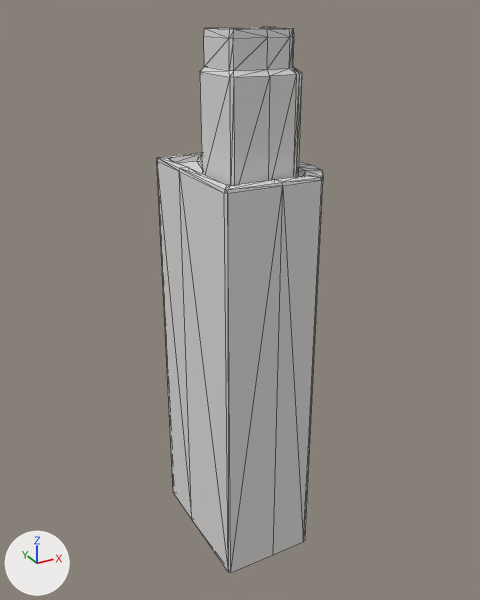
Renders of the FBX model Assets/Visuals/City/Building1.FBX from each side of a commit.
Both versions are drawn from a camera (50 mm lens) standing at (-34.9, -64.4, 69.4) and looking at (3.3, 5.1, 34.7). Every picture has the same lights, and +X, +Y and +Z are marked at lower left. Mesh edges are drawn as thin lines. Where no turn or scale is listed for an object, it has been applied to the vertices.

Objects in the first picture: 'Skyscraper1'.
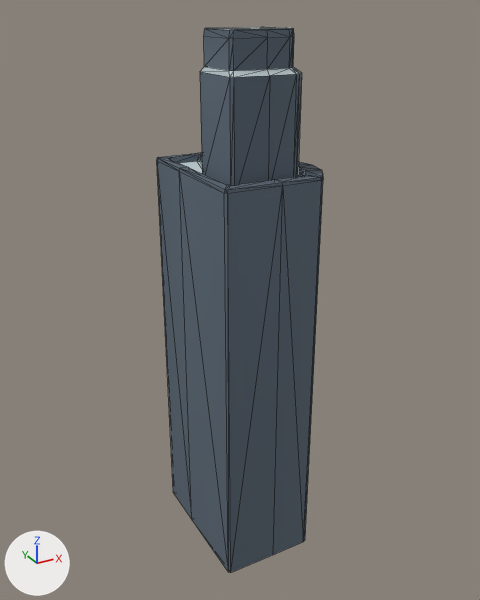
Diff of the bpy script that builds the scene:
```diff
--- a/Assets/Visuals/City/Building1.FBX.py
+++ b/Assets/Visuals/City/Building1.FBX.py
@@ mat_skyscraperroofs @@
+mat_skyscraperroofs = principled_material('SkyscraperRoofs')
+mat_skyscraperroofs.base_color = (0.541, 0.639, 0.675)  # light grey #c2d1d6
+mat_skyscraperroofs.roughness = 0.859
@@ mat_concreteblack @@
+mat_concreteblack = principled_material('ConcreteBlack')
+mat_concreteblack.base_color = (0.098, 0.133, 0.173)  # dark blue #586673
+mat_concreteblack.roughness = 0.859
@@ me_mesh @@
 # used by ob_skyscraper1; location = (-0.4, -2.0, 0.0)
-me_mesh.from_pydata(...)  # 149 vertices, 290 faces; spans x -3.5..11.4, y -2.9..15.9, z 0.0..67.5
+me_mesh.from_pydata(...)  # 160 vertices, 312 faces; spans x -3.5..11.4, y -2.9..15.9, z 0.0..67.5
+# me_mesh part 1
+# 2 vertices are removed from x -1.2..6.8, y 0.2..4.4, z 67.5
+# 25 faces are deleted
+# 5 vertices in x -0.9..7.1, y -0.2..2.7, z 67.5 move by (0.0, 0.0, -0.1)
+# 3 vertices move within x 5.6..6.0, y -0.1..5.8, z 67.5
+# 13 vertices are added at x -1.2..7.0, y -0.1..5.8, z 67.4..67.5
+# 15 new faces join them, mat_skyscraperroofs (light grey #c2d1d6)
+# 32 new faces join them, mat_concreteblack (dark blue #586673)
+# me_mesh part 2: 213 faces spanning x -3.5..11.4, y -2.9..15.9, z 0.0..67.4 switch from mat_skyscraper_base (light grey #dddcdb) to mat_concreteblack (dark blue #586673)
+# me_mesh part 3: 52 faces spanning x -2.2..8.9, y -1.0..14.5, z 51.5..67.5 switch from mat_skyscraper_base (light grey #dddcdb) to mat_skyscraperroofs (light grey #c2d1d6)
```

What differs and where, as boxes (x1, y1, x2, y2) in the pictures (480 x 600 px):
part 1 of me_mesh, built on: (204, 27, 294, 38) in both
part 2 of me_mesh, recoloured (grey to blue): (157, 36, 323, 573) in both
part 3 of me_mesh, recoloured (white to grey): (180, 28, 302, 176) in both
